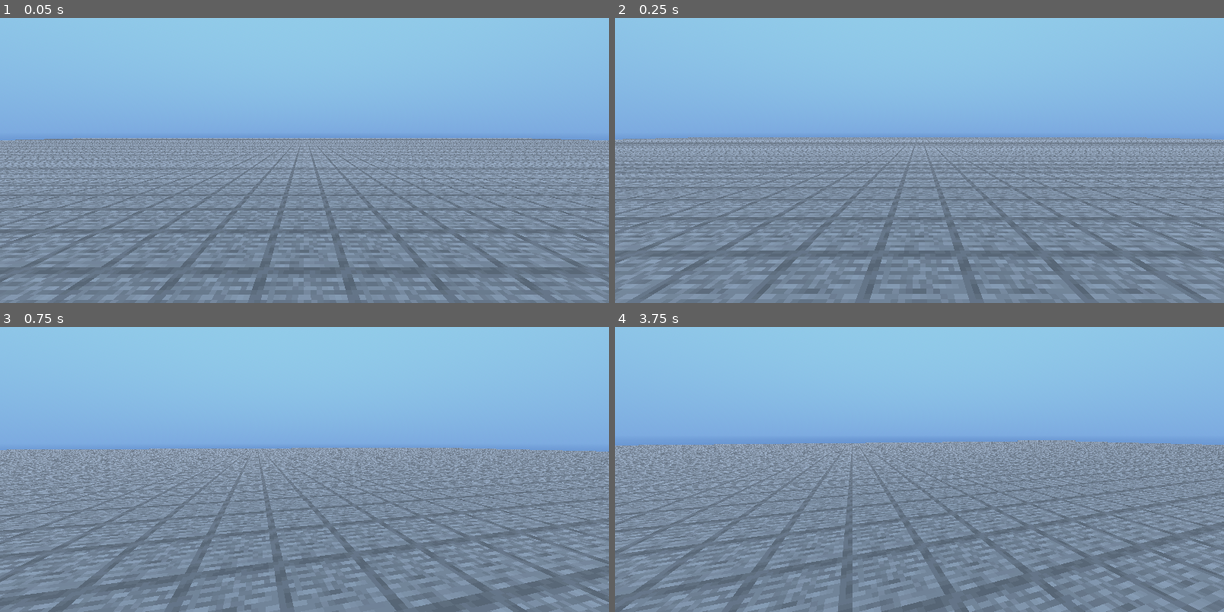
Above: before the commit, frames 1-4 (two rows, left to right).
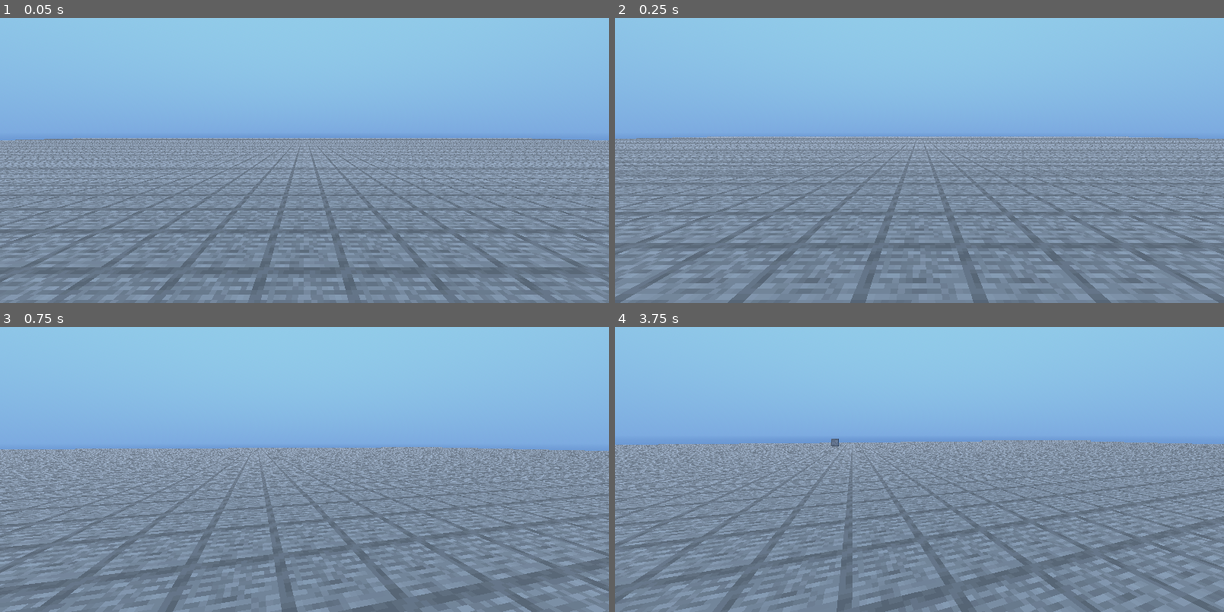
Above: after the commit, the same moments.

Repository: FalseDeveloper/project-_create_industry
Game: Godot game, scene res://scenes/game_scene.tscn
Same seed, same stepped clock (60 frames per second), same inputs: the game is played once before the commit and once after it.
Inputs (mouse positions are in pixels of both pictures, inside the frame that each line leads up to):
- Up to frame 1 (0.05 s): no input
- Up to frame 2 (0.25 s): no input
- Up to frame 3 (0.75 s): tap Enter at 0.5 s; move the mouse to (334, 441) at 0.52 s; hold W (Forwards) from 0.53 s (still down); hold Right mouse button (Place) from 0.53 s (still down)
- Up to frame 4 (3.75 s): keep holding W (Forwards); tap Space (Jump) at 0.77, 1.52, 3.02 s; move the mouse to (889, 441) at 1.27 s; release Right mouse button (Place) at 1.28 s; right-click (889, 441) at 1.35 s; move the mouse to (931, 435) at 2.02 s; hold Right mouse button (Place) 2.03-2.78 s; move the mouse to (913, 446) at 2.77 s; right-click (913, 446) at 2.85 s; move the mouse to (962, 443) at 3.52 s; hold Right mouse button (Place) from 3.53 s (still down)

Frame 1 is identical in both runs. In frame 2, 20% of the frame differs, in the area x 0-100%, y 41-100%; in frame 3, 20%; in frame 4, 21%, in the area x 0-100%, y 39-100%.

Commit message:
Added rudimentary block placement

Diff:
--- a/player/Player.tscn
+++ b/player/Player.tscn
@@ -2,6 +2,7 @@
 
 [ext_resource type="Script" uid="uid://bww15p2sxgxag" path="res://player/player.gd" id="1_ulp21"]
 [ext_resource type="Script" uid="uid://rlb6s8ksj0om" path="res://player/camera_controller.gd" id="2_3c3w1"]
+[ext_resource type="Script" uid="uid://dival45w5g4oi" path="res://player/player_builder/player_builder.gd" id="3_wnvi2"]
 
 [sub_resource type="CapsuleShape3D" id="CapsuleShape3D_ulp21"]
 
@@ -12,13 +13,24 @@
 metadata/_custom_type_script = "uid://bww15p2sxgxag"
 
 [node name="CollisionShape3D" type="CollisionShape3D" parent="." unique_id=1222294156]
+transform = Transform3D(0.9, 0, 0, 0, 0.9, 0, 0, 0, 0.9, 0, 0, 0)
 shape = SubResource("CapsuleShape3D_ulp21")
 
-[node name="CameraController" type="Camera3D" parent="." unique_id=1461246795]
+[node name="CameraController" type="Camera3D" parent="." unique_id=332043790]
 transform = Transform3D(1, 0, 0, 0, 1, 0, 0, 0, 1, 0, 0.48868632, 0)
 current = true
 fov = 80.0
 script = ExtResource("2_3c3w1")
+metadata/_custom_type_script = "uid://rlb6s8ksj0om"
 
 [node name="MeshInstance3D" type="MeshInstance3D" parent="." unique_id=2068375010]
+transform = Transform3D(0.9, 0, 0, 0, 0.9, 0, 0, 0, 0.9, 0, 0, 0)
 mesh = SubResource("CapsuleMesh_3c3w1")
+
+[node name="PlayerBuilder" type="Node" parent="." unique_id=1045345824 node_paths=PackedStringArray("player")]
+script = ExtResource("3_wnvi2")
+player = NodePath("..")
+metadata/_custom_type_script = "uid://dival45w5g4oi"
+
+[node name="DebugSphere" type="CSGSphere3D" parent="PlayerBuilder" unique_id=98510779]
+transform = Transform3D(0.3, 0, 0, 0, 0.3, 0, 0, 0, 0.3, 0, 1.5305057, 0)
--- a/player/player.gd
+++ b/player/player.gd
@@ -2,7 +2,7 @@
 class_name Player
 extends CharacterBody3D
 
-#TODO: Proper jump validation
+@export var game_world : GameWorld
 
 var gravity : float = ProjectSettings.get_setting("physics/3d/default_gravity")
 @export var movement_speed : float = 5.0
@@ -12,7 +12,7 @@
 @export var god_mode := false
 var god_goal = Vector3.ZERO
 
-@onready var camera_controller = $CameraController
+@onready var camera_controller : CameraController = $CameraController
 
 var control_enabled : bool = true
 
--- /dev/null
+++ b/player/player_builder/player_builder.gd
@@ -0,0 +1,49 @@
+class_name PlayerBuilder
+extends Node
+
+@export var build_range = 100
+@export var player : Player
+
+@onready var debug_sphere = $DebugSphere
+
+# Called when the node enters the scene tree for the first time.
+func _ready():
+	pass # Replace with function body.
+
+func get_targeted_surface() -> Types.VoxelSurface:
+	var targeted_surface : Types.VoxelSurface = Types.VoxelSurface.new()
+
+	var mouse_pos = get_viewport().get_mouse_position()
+
+	var ray_origin = player.camera_controller.project_ray_origin(mouse_pos)
+	var ray_dir = player.camera_controller.project_ray_normal(mouse_pos)
+
+	var space_state = player.get_world_3d().direct_space_state
+	var query = PhysicsRayQueryParameters3D.create(ray_origin, ray_origin + (ray_dir * build_range))
+	var result = space_state.intersect_ray(query)
+
+	if result:
+		debug_sphere.global_position = result.position
+
+		var targeted_position : Vector3 = result.position - ray_dir * 0.05
+		var targeted_voxel := player.game_world.world_to_grid_space(targeted_position)
+
+		var direction := targeted_position.direction_to(Vector3(targeted_voxel))
+
+		print(
+			"Pos: ", targeted_position,
+			"\t| Voxel: ", targeted_voxel,
+			"\t| RawDir: ", direction,
+			"\t| SnapDir: ", Utils.get_snapped_direction(direction)
+			)
+
+		targeted_surface.position = targeted_voxel + Utils.get_snapped_direction(direction)
+		targeted_surface.direction = Utils.get_snapped_direction(-direction)
+
+	return targeted_surface
+
+func _input(event):
+	if event.is_action_pressed("Place"):
+		var targeted_surface : Types.VoxelSurface = get_targeted_surface()
+
+		player.game_world.set_voxel(targeted_surface.position + targeted_surface.direction)
--- a/scenes/game_scene.tscn
+++ b/scenes/game_scene.tscn
@@ -40,12 +40,36 @@
 [sub_resource type="StandardMaterial3D" id="StandardMaterial3D_onqr8"]
 albedo_texture = SubResource("NoiseTexture2D_bw6k5")
 
+[sub_resource type="StandardMaterial3D" id="StandardMaterial3D_bw6k5"]
+albedo_color = Color(0, 0, 1, 1)
+
+[sub_resource type="StandardMaterial3D" id="StandardMaterial3D_y3j0m"]
+albedo_color = Color(1, 1, 0, 1)
+
+[sub_resource type="StandardMaterial3D" id="StandardMaterial3D_rurhu"]
+albedo_color = Color(1, 0, 1, 1)
+
+[sub_resource type="StandardMaterial3D" id="StandardMaterial3D_kk2rg"]
+albedo_color = Color(0, 1, 1, 1)
+
+[sub_resource type="StandardMaterial3D" id="StandardMaterial3D_b5spy"]
+albedo_color = Color(0, 1, 0, 1)
+
+[sub_resource type="StandardMaterial3D" id="StandardMaterial3D_utbpp"]
+
+[sub_resource type="StandardMaterial3D" id="StandardMaterial3D_ycayy"]
+albedo_color = Color(0, 0, 0, 1)
+
+[sub_resource type="StandardMaterial3D" id="StandardMaterial3D_mw25s"]
+albedo_color = Color(1, 0, 0, 1)
+
 [node name="GameScene" type="Node3D" unique_id=1313055512]
 
 [node name="GameWorld" parent="." unique_id=1809775253 instance=ExtResource("1_w5aja")]
 
-[node name="Player" parent="." unique_id=1542657291 instance=ExtResource("2_onqr8")]
+[node name="Player" parent="." unique_id=1542657291 node_paths=PackedStringArray("game_world") instance=ExtResource("2_onqr8")]
 transform = Transform3D(1, 0, 0, 0, 1, 0, 0, 0, 1, 0, 1.7434472, 0)
+game_world = NodePath("../GameWorld")
 
 [node name="WorldEnvironment" type="WorldEnvironment" parent="." unique_id=1817036373]
 environment = SubResource("Environment_onqr8")
@@ -57,3 +81,43 @@
 transform = Transform3D(161.37428, -0.0010699296, 0.30610928, 0.17216812, 1.0011913, 0.1509169, -0.30699766, -0.0009365152, 160.99152, 0, -24.281666, 0)
 use_collision = true
 material = SubResource("StandardMaterial3D_onqr8")
+
+[node name="CSGSphere3D" type="CSGSphere3D" parent="." unique_id=1141543035]
+transform = Transform3D(1, 0, 0, 0, 1, 0, 0, 0, 1, 0, 1, 1)
+radius = 0.2
+material = SubResource("StandardMaterial3D_bw6k5")
+
+[node name="CSGSphere3D2" type="CSGSphere3D" parent="." unique_id=1857529589]
+transform = Transform3D(1, 0, 0, 0, 1, 0, 0, 0, 1, 1, 2, 0)
+radius = 0.2
+material = SubResource("StandardMaterial3D_y3j0m")
+
+[node name="CSGSphere3D3" type="CSGSphere3D" parent="." unique_id=1001117439]
+transform = Transform3D(1, 0, 0, 0, 1, 0, 0, 0, 1, 1, 1, 1)
+radius = 0.2
+material = SubResource("StandardMaterial3D_rurhu")
+
+[node name="CSGSphere3D4" type="CSGSphere3D" parent="." unique_id=330577616]
+transform = Transform3D(1, 0, 0, 0, 1, 0, 0, 0, 1, 0, 2, 1)
+radius = 0.2
+material = SubResource("StandardMaterial3D_kk2rg")
+
+[node name="CSGSphere3D5" type="CSGSphere3D" parent="." unique_id=1618453021]
+transform = Transform3D(1, 0, 0, 0, 1, 0, 0, 0, 1, 0, 2, 0)
+radius = 0.2
+material = SubResource("StandardMaterial3D_b5spy")
+
+[node name="CSGSphere3D6" type="CSGSphere3D" parent="." unique_id=172596298]
+transform = Transform3D(1, 0, 0, 0, 1, 0, 0, 0, 1, 1, 2, 1)
+radius = 0.2
+material = SubResource("StandardMaterial3D_utbpp")
+
+[node name="CSGSphere3D7" type="CSGSphere3D" parent="." unique_id=1292927058]
+transform = Transform3D(1, 0, 0, 0, 1, 0, 0, 0, 1, 0, 1, 0)
+radius = 0.2
+material = SubResource("StandardMaterial3D_ycayy")
+
+[node name="CSGSphere3D8" type="CSGSphere3D" parent="." unique_id=27534060]
+transform = Transform3D(1, 0, 0, 0, 1, 0, 0, 0, 1, 1, 1, 0)
+radius = 0.2
+material = SubResource("StandardMaterial3D_mw25s")
--- a/utility/types.gd
+++ b/utility/types.gd
@@ -6,3 +6,7 @@
 	DECORATIVE,
 	VISUAL_TILE_ENTITY,
 }
+
+class VoxelSurface:
+	var position : Vector3i
+	var direction : Vector3i
--- a/utility/utils.gd
+++ b/utility/utils.gd
@@ -1,4 +1,16 @@
 extends Node
+
+func get_snapped_direction(dir : Vector3) -> Vector3i:
+	var abs_x = abs(dir.x)
+	var abs_y = abs(dir.y)
+	var abs_z = abs(dir.z)
+
+	if (abs_x >= abs_y) and (abs_x >= abs_z):
+		return Vector3(dir.x, 0, 0).normalized()
+	elif abs_y >= abs_z:
+		return Vector3(0, dir.y, 0).normalized()
+	else:
+		return Vector3(0, 0, dir.z).normalized()
 
 var AXIS_DIRECTIONS := {
 	UP = Vector3.UP,
--- a/world/chunk_data/chunk_data.gd
+++ b/world/chunk_data/chunk_data.gd
@@ -23,3 +23,14 @@
 	grid_position = Vector3i(chunk_grid_position.x, 0, chunk_grid_position.y) + voxel_position
 
 	return grid_position
+
+func grid_to_chunk_position(voxel_position : Vector3i) -> Vector3i:
+	var grid_chunk_position : Vector2i = tile_position * world.CHUNK_SIZE
+
+	var chunk_voxel_position :=  Vector3i(
+		voxel_position.x - grid_chunk_position.x,
+		voxel_position.y,
+		voxel_position.z - grid_chunk_position.y
+	)
+
+	return chunk_voxel_position
--- a/world/game_world/game_world.gd
+++ b/world/game_world/game_world.gd
@@ -51,21 +51,35 @@
 	if not chunk_data:
 		return
 
-	var grid_chunk_position : Vector2i = chunk_data.tile_position * CHUNK_SIZE
-	var chunk_voxel_position :=  Vector3i(
-		voxel_position.x - grid_chunk_position.x,
-		voxel_position.y,
-		voxel_position.z - grid_chunk_position.y
-	)
+	var chunk_voxel_position = chunk_data.grid_to_chunk_position(voxel_position)
 
 	var voxel_at_position = chunk_data.voxels.get(chunk_voxel_position)
 
 	return voxel_at_position
 
+func world_to_grid_space(world_position : Vector3) -> Vector3i:
+	var grid_position := Vector3i(
+		round(world_position.x),
+		round(world_position.y),
+		round(world_position.z)
+	)
+
+	return grid_position
+
+func grid_to_world_space(grid_position : Vector3) -> Vector3:
+	return Vector3(grid_position) + Vector3.ONE/2
+
 func set_voxel(voxel_position : Vector3i):
+	print(voxel_position)
+
 	var chunk_at_position = get_chunk_at_voxel_position(voxel_position)
+	if chunk_at_position == null:
+		return
 
+	var voxel_chunk_position = chunk_at_position.grid_to_chunk_position(voxel_position)
 
+	chunk_at_position.voxels.set(voxel_chunk_position, VoxelInstance.new())
+	renderers[chunk_at_position].update_chunk()
 
 func _ready():
 	for x in 8:
Not shown, added: player/player_builder/player_builder.gd.uid
